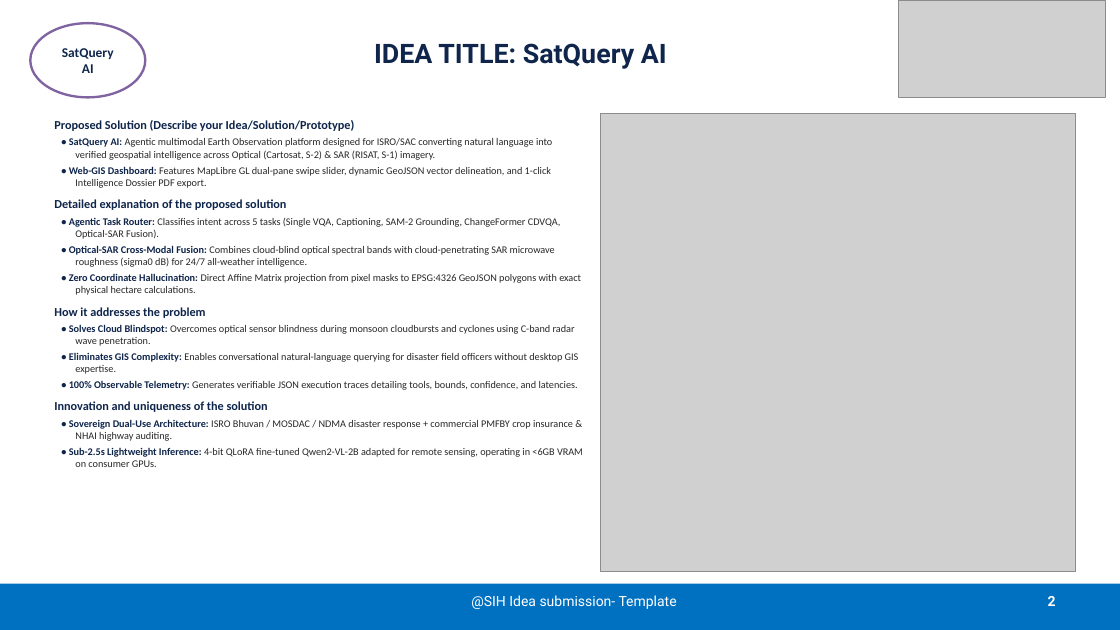
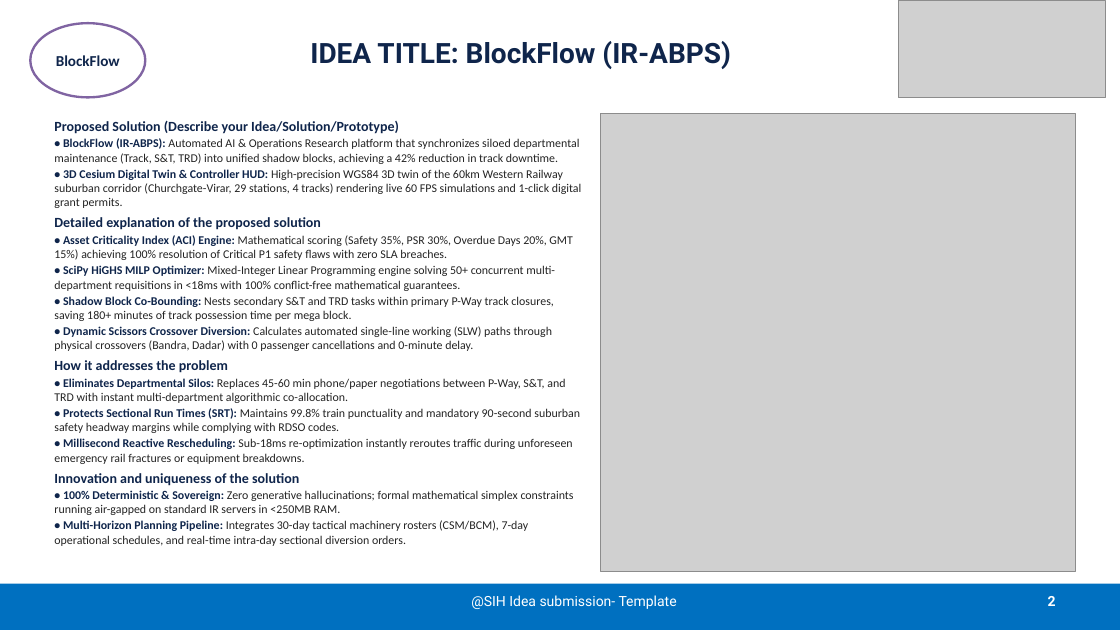
Before and after one commit to Shourya3113/SatQuery-AI-SIH-26, a slide deck: slide 2 of SIH2026-027 PS.pptx. Drawn at 1120x630 pixels with LibreOffice and Linux fonts; fonts in the diff are those of the drawing; grey boxes stand for pictures. Boxes give left, top, right and bottom in pixels: in the first picture for what was removed or moved away, otherwise in the second. Text is boxed around its words. In the diff, an @@ line names an element or a change of style, - is before the commit and + after.

Commit message:
feat(ppt): integrate 3D Cesium digital twin across slides and diagrams with enlarged legible fonts

```diff
--- a/SIH2026-027 PS.pptx
+++ b/SIH2026-027 PS.pptx
@@ text in ellipse at box(56, 55, 120, 66): text changed; size 11.5 to 13 pt @@
-SatQuery AI
+BlockFlow
@@ title at box(310, 41, 731, 69): text changed; size 23 to 24 pt @@
-IDEA TITLE: SatQuery AI
+IDEA TITLE: BlockFlow (IR-ABPS)
@@ text at box(54, 138, 582, 208): text changed; size 8.8 to 10.2 pt; text colour #282828 to #232323 @@
-• SatQuery AI: Agentic multimodal Earth Observation platform designed for ISRO/SAC converting natural language into verified geospatial intelligence across Optical (Cartosat, S-2) & SAR (RISAT, S-1) imagery.
-• Web-GIS Dashboard: Features MapLibre GL dual-pane swipe slider, dynamic GeoJSON vector delineation, and 1-click Intelligence Dossier PDF export.
+• BlockFlow (IR-ABPS): Automated AI & Operations Research platform that synchronizes siloed departmental maintenance (Track, S&T, TRD) into unified shadow blocks, achieving a 42% reduction in track downtime.
+• 3D Cesium Digital Twin & Controller HUD: High-precision WGS84 3D twin of the 60km Western Railway suburban corridor (Churchgate-Virar, 29 stations, 4 tracks) rendering live 60 FPS simulations and 1-click digital grant permits.
@@ text at box(54, 121, 399, 486): size 10.5 to 12 pt in "Proposed Solution (Describe your Idea/Solution/Prototype)", "Detailed explanation of the proposed solution", "How it addresses the problem", "Innovation and uniqueness of the solution"; less space between paragraphs @@
@@ text at box(54, 235, 572, 351): text changed; size 8.8 to 10.2 pt; text colour #282828 to #232323 @@
-• Agentic Task Router: Classifies intent across 5 tasks (Single VQA, Captioning, SAM-2 Grounding, ChangeFormer CDVQA, Optical-SAR Fusion).
-• Optical-SAR Cross-Modal Fusion: Combines cloud-blind optical spectral bands with cloud-penetrating SAR microwave roughness (sigma0 dB) for 24/7 all-weather intelligence.
-• Zero Coordinate Hallucination: Direct Affine Matrix projection from pixel masks to EPSG:4326 GeoJSON polygons with exact physical hectare calculations.
+• Asset Criticality Index (ACI) Engine: Mathematical scoring (Safety 35%, PSR 30%, Overdue Days 20%, GMT 15%) achieving 100% resolution of Critical P1 safety flaws with zero SLA breaches.
+• SciPy HiGHS MILP Optimizer: Mixed-Integer Linear Programming engine solving 50+ concurrent multi-department requisitions in <18ms with 100% conflict-free mathematical guarantees.
+• Shadow Block Co-Bounding: Nests secondary S&T and TRD tasks within primary P-Way track closures, saving 180+ minutes of track possession time per mega block.
+• Dynamic Scissors Crossover Diversion: Calculates automated single-line working (SLW) paths through physical crossovers (Bandra, Dadar) with 0 passenger cancellations and 0-minute delay.
@@ text at box(54, 378, 580, 464): text changed; size 8.8 to 10.2 pt; text colour #282828 to #232323 @@
-• Solves Cloud Blindspot: Overcomes optical sensor blindness during monsoon cloudbursts and cyclones using C-band radar wave penetration.
-• Eliminates GIS Complexity: Enables conversational natural-language querying for disaster field officers without desktop GIS expertise.
-• 100% Observable Telemetry: Generates verifiable JSON execution traces detailing tools, bounds, confidence, and latencies.
+• Eliminates Departmental Silos: Replaces 45-60 min phone/paper negotiations between P-Way, S&T, and TRD with instant multi-department algorithmic co-allocation.
+• Protects Sectional Run Times (SRT): Maintains 99.8% train punctuality and mandatory 90-second suburban safety headway margins while complying with RDSO codes.
+• Millisecond Reactive Rescheduling: Sub-18ms re-optimization instantly reroutes traffic during unforeseen emergency rail fractures or equipment breakdowns.
@@ text at box(54, 490, 574, 546): text changed; size 8.8 to 10.2 pt; text colour #282828 to #232323 @@
-• Sovereign Dual-Use Architecture: ISRO Bhuvan / MOSDAC / NDMA disaster response + commercial PMFBY crop insurance & NHAI highway auditing.
-• Sub-2.5s Lightweight Inference: 4-bit QLoRA fine-tuned Qwen2-VL-2B adapted for remote sensing, operating in <6GB VRAM on consumer GPUs.
+• 100% Deterministic & Sovereign: Zero generative hallucinations; formal mathematical simplex constraints running air-gapped on standard IR servers in <250MB RAM.
+• Multi-Horizon Planning Pipeline: Integrates 30-day tactical machinery rosters (CSM/BCM), 7-day operational schedules, and real-time intra-day sectional diversion orders.
```
Also in this commit, not shown: 5 other slides changed, 10 other files.
